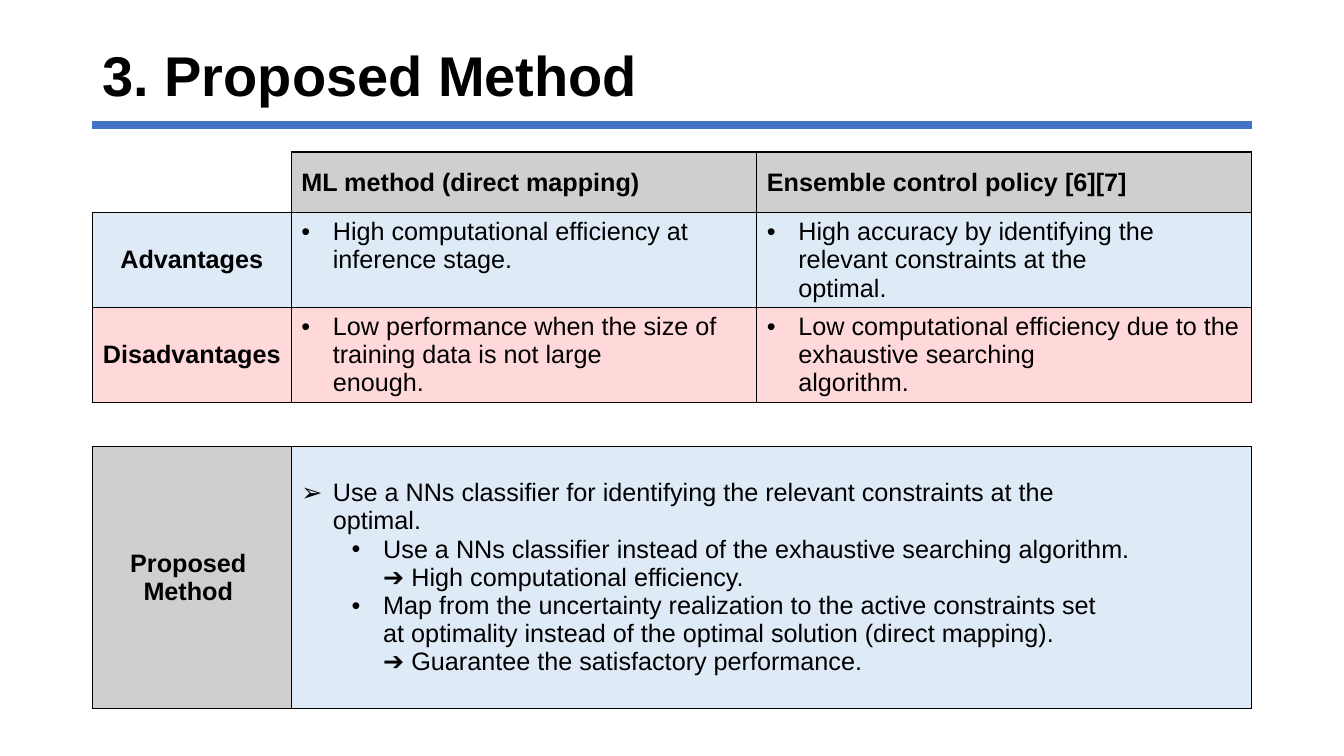
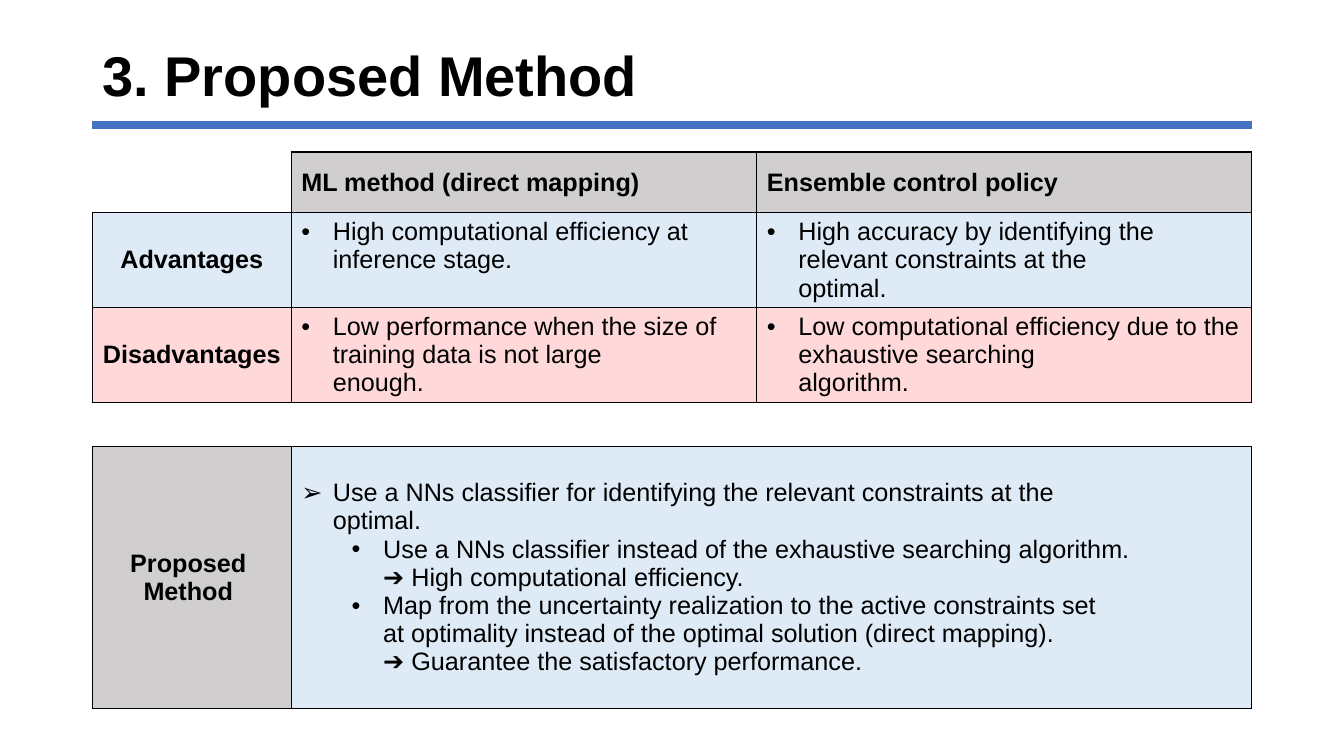
Before and after one commit to jhyun0919/Project_EE394V_SPR2020, a slide deck: slide 7 of report/presentation_slides.pptx. Drawn at 1344x756 pixels with LibreOffice and Linux fonts; fonts in the diff are those of the drawing. Boxes give left, top, right and bottom in pixels: in the first picture for what was removed or moved away, otherwise in the second. Text is boxed around its words. In the diff, an @@ line names an element or a change of style, - is before the commit and + after.

```diff
--- a/report/presentation_slides.pptx
+++ b/report/presentation_slides.pptx
@@ table at <box>93,152,1252,414</box> @@
-row 1, column 3: Ensemble control policy [6][7]
+row 1, column 3: Ensemble control policy
```
Also in this commit, not shown: 7 other slides changed.
